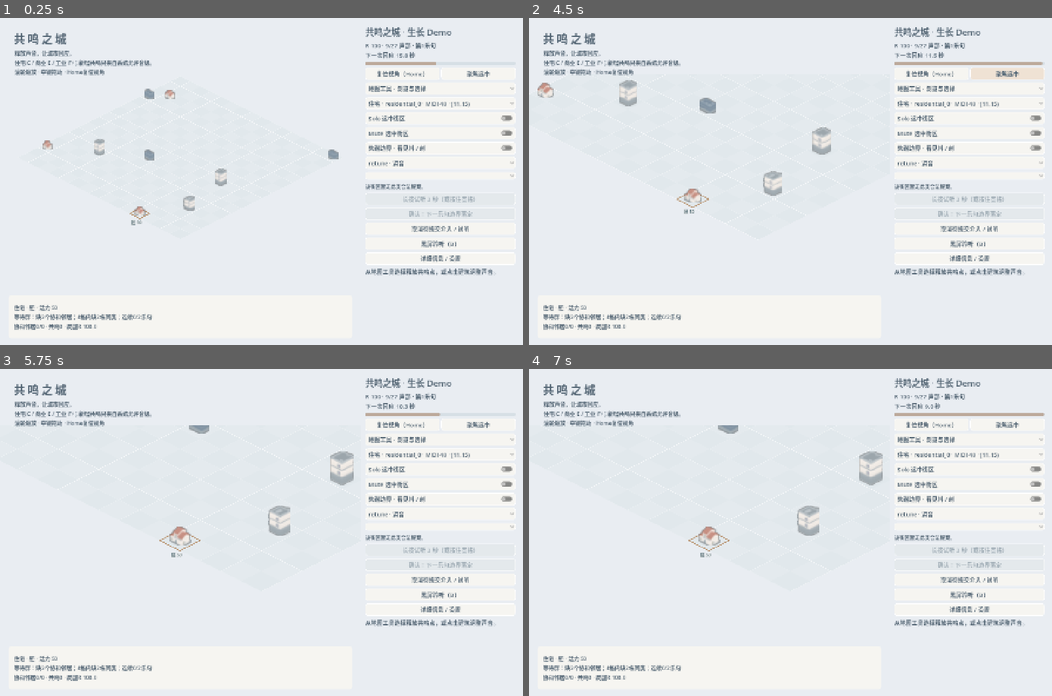
Above: before the commit, frames 1-4 (two rows, left to right).
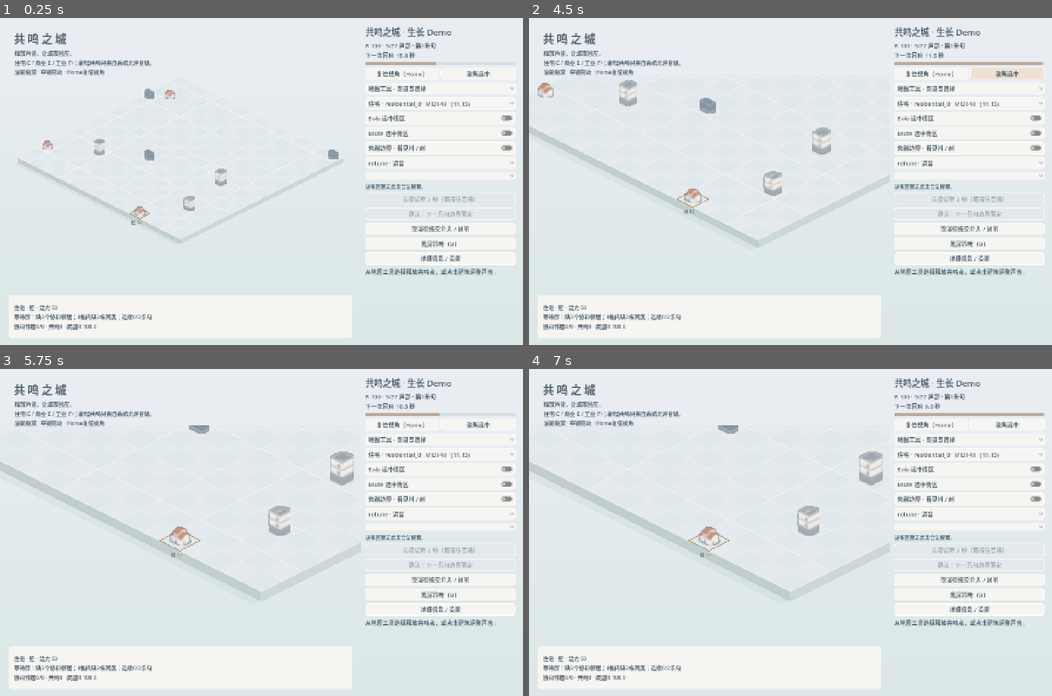
Above: after the commit, the same moments.

Repository: Lbwnb6969/resonance-city
Game: Godot game, scene res://scenes/p0_main.tscn
Same seed, same stepped clock (60 frames per second), same inputs: the game is played once before the commit and once after it.
Inputs (mouse positions are in pixels of both pictures, inside the frame that each line leads up to):
- Up to frame 1 (0.25 s): no input
- Up to frame 2 (4.5 s): click "黑屏聆听（B）" at 0.5 s; tap Enter (ui_accept) at 1.25, 1.52, 1.82 s; move the mouse to (905, 165) at 1.27 s; hold Right (ui_right) 1.28-2 s; tap B at 1.35 s; click (905, 165) at 1.42 s; click "Solo 选中街区" at 2 s; click "Solo 选中街区" at 2.75 s; click "复位视角（Home）" at 3.5 s; click "聚焦选中" at 4.25 s
- Up to frame 3 (5.75 s): drag from (177, 532) to (235, 597) at 5.02 s
- Up to frame 4 (7 s): click "地图工具 · 浏览与选择" at 5.75 s; click "住宅 · residential_0 · MIDI 48 …" at 6.5 s

The runs differ from the first frame. In frame 1, 0.9% of the frame differs, in the area x 3-66%, y 42-69%; in frame 2, 1.6%; in frame 3, 2.0%, in the area x 0-69%, y 28-72%; in frame 4, 2.0%.

Commit message:
UI-004: add a soft city platform and atmospheric background

Diff:
--- a/scripts/ui/p0_main.gd
+++ b/scripts/ui/p0_main.gd
@@ -386,7 +386,13 @@
 
 
 func _build_city_view() -> void:
-	$Background.color = Color("e9edf2")
+	var atmosphere: Dictionary = Values.load_values()["terrain"]
+	var background := ShaderMaterial.new()
+	background.shader = load("res://资源/着色器/柔和背景.gdshader")
+	background.set_shader_parameter("top_color",Color(atmosphere["background_top"]))
+	background.set_shader_parameter("bottom_color",Color(atmosphere["background_bottom"]))
+	$Background.material = background
+	$Background.color = Color.WHITE
 	panel.anchor_left = 0.69
 	panel.offset_left = 12
 	panel.offset_top = 20
@@ -724,7 +730,7 @@
 	black_screen = enabled
 	panel.visible = not enabled
 	if is_instance_valid(city_view): city_view.visible = not enabled
-	$Background.color = Color.BLACK if enabled else Color("e9edf2")
+	$Background.color = Color.BLACK if enabled else Color.WHITE
 	Input.mouse_mode = Input.MOUSE_MODE_HIDDEN if enabled else Input.MOUSE_MODE_VISIBLE
 
 func _input(event: InputEvent) -> void:
--- a/scripts/visual/city_demo_view.gd
+++ b/scripts/visual/city_demo_view.gd
@@ -49,6 +49,8 @@
 var pan_active := false
 var camera_cfg: Dictionary
 var cfg: Dictionary
+var terrain_cfg: Dictionary
+var map_size := Vector2i.ZERO
 var buildings: Node2D
 var label_layer: Control
 var point_texture: Texture2D
@@ -56,6 +58,9 @@
 func _ready() -> void:
 	texture_filter = CanvasItem.TEXTURE_FILTER_LINEAR_WITH_MIPMAPS
 	cfg = Values.load_values()["growth"]
+	terrain_cfg = Values.load_values()["terrain"]
+	var space: Dictionary = Values.load_values()["city"]
+	map_size = Vector2i(int(space["width"]),int(space["height"]))
 	camera_cfg = Values.load_values()["camera"]
 	view_zoom = float(camera_cfg["default_zoom"])
 	clip_contents = true
@@ -318,9 +323,29 @@
 			draw_polyline(diagnosis_points(edge,1),color,width,true)
 		else: draw_polyline(diagnosis_points(edge),color,width,true)
 
+func ground_shape(half: Vector2) -> PackedVector2Array:
+	return PackedVector2Array([
+		point(Vector2i.ZERO)+Vector2(0,-half.y),
+		point(Vector2i(map_size.x-1,0))+Vector2(half.x,0),
+		point(map_size-Vector2i.ONE)+Vector2(0,half.y),
+		point(Vector2i(0,map_size.y-1))+Vector2(-half.x,0)])
+
+func _draw_ground_base(shape: PackedVector2Array) -> void:
+	var shadow := shape.duplicate()
+	var offset := Vector2(terrain_cfg["shadow_offset"][0],terrain_cfg["shadow_offset"][1])*view_zoom
+	for i in range(shadow.size()): shadow[i] += offset
+	var tint := Color(terrain_cfg["shadow_color"])
+	tint.a = float(terrain_cfg["shadow_alpha"])
+	draw_colored_polygon(shadow,tint)
+	var drop := Vector2(0,float(terrain_cfg["depth_px"]))*view_zoom
+	draw_colored_polygon(PackedVector2Array([shape[1],shape[2],shape[2]+drop,shape[1]+drop]),Color(terrain_cfg["side_light"]))
+	draw_colored_polygon(PackedVector2Array([shape[2],shape[3],shape[3]+drop,shape[2]+drop]),Color(terrain_cfg["side_dark"]))
+
 func _draw() -> void:
 	if cfg == null: return
 	var half := Vector2(float(cfg["tile_half_width"]),float(cfg["tile_half_height"]))*view_zoom
+	var ground := ground_shape(half)
+	_draw_ground_base(ground)
 	var occupied: Dictionary = {}
 	if session != null:
 		for d in session.city: occupied[Schema.cell(d)] = d
@@ -341,6 +366,8 @@
 			if pending_here: color = Color("e8d4bb")
 			draw_colored_polygon(vertices,color)
 			draw_polyline(PackedVector2Array([vertices[0],vertices[1],vertices[2],vertices[3],vertices[0]]),Color(1.0,1.0,1.0,0.38),0.6,true)
+	ground.append(ground[0])
+	draw_polyline(ground,Color(terrain_cfg["rim_color"]),float(terrain_cfg["rim_width_px"])*view_zoom,true)
 	if session == null: return
 	_draw_diagnosis()
 	if session.pending.get("verb","") == "release":
--- a/tests/growth_demo_smoke.gd
+++ b/tests/growth_demo_smoke.gd
@@ -71,7 +71,7 @@
 		if DisplayServer.get_name() != "headless":
 			await process_frame
 			await RenderingServer.frame_post_draw
-			get_root().get_texture().get_image().save_png("res://验证记录/Demo/协调房群.png")
+			get_root().get_texture().get_image().save_png("res://验证记录/Demo/柔和岛台_房群.png" if "--terrain" in OS.get_cmdline_user_args() else "res://验证记录/Demo/协调房群.png")
 		print("DEMO_COMMUNITY PASS paired_whole_images=",pairs," templates=",templates.size()," independent_voices=",main.model.synth.routing.size())
 		main.city_view.reset_view()
 		await create_timer(float(main.city_view.camera_cfg["smooth_seconds"])+0.05).timeout
@@ -117,7 +117,7 @@
 		if DisplayServer.get_name() != "headless":
 			await process_frame
 			await RenderingServer.frame_post_draw
-			get_root().get_texture().get_image().save_png("res://验证记录/Demo/镜头推近.png")
+			get_root().get_texture().get_image().save_png("res://验证记录/Demo/柔和岛台_推近.png" if "--terrain" in OS.get_cmdline_user_args() else "res://验证记录/Demo/镜头推近.png")
 		main.controls.find_child("ResetView",true,false).pressed.emit()
 		await create_timer(float(view.camera_cfg["smooth_seconds"])+0.05).timeout
 		assert(view.view_zoom == 1.0 and view.view_pan == Vector2.ZERO)
@@ -162,6 +162,15 @@
 		print("DEMO_DRAFT PASS actual_drag + boundary_commit + redraw_one_phrase + resumed_routes")
 	main.set_black_screen(true)
 	assert(not main.city_view.visible and not main.panel.visible)
+	if "--terrain" in OS.get_cmdline_user_args():
+		await process_frame
+		await RenderingServer.frame_post_draw
+		var black := get_root().get_texture().get_image()
+		black.save_png("res://验证记录/Demo/柔和岛台_黑屏.png")
+		black.convert(Image.FORMAT_RGB8)
+		var rgb := black.get_data()
+		assert(rgb.count(0) == rgb.size(),"Background material must preserve every black-screen RGB pixel")
+		print("DEMO_TERRAIN_BLACK PASS all_RGB_zero pixels=",black.get_width()*black.get_height())
 	main.set_black_screen(false)
 	assert(main.city_view.visible and main.panel.visible)
 	main._select_district(main.model.session.city.back()["district_id"])
@@ -169,7 +178,7 @@
 	if DisplayServer.get_name() != "headless":
 		await RenderingServer.frame_post_draw
 		DirAccess.make_dir_recursive_absolute("res://验证记录/Demo")
-		get_root().get_texture().get_image().save_png("res://验证记录/Demo/条件城市.png" if "--conditions" in OS.get_cmdline_user_args() else "res://验证记录/Demo/城市生长.png")
+		get_root().get_texture().get_image().save_png("res://验证记录/Demo/柔和岛台_全景.png" if "--terrain" in OS.get_cmdline_user_args() else ("res://验证记录/Demo/条件城市.png" if "--conditions" in OS.get_cmdline_user_args() else "res://验证记录/Demo/城市生长.png"))
 	print("DEMO_SMOKE PASS entities=",main.model.session.city.size()," forms=",forms," real_manifest_sprites=",main.city_view.sprites.size())
 	main.queue_free()
 	await process_frame
--- a/数据/spec_values.json
+++ b/数据/spec_values.json
@@ -429,6 +429,21 @@
     "focus_zoom": 2.0,
     "focus_margin": 0.85
   },
+  "terrain": {
+    "background_top": "#E9EDF2",
+    "background_bottom": "#DCE8E7",
+    "depth_px": 14.0,
+    "side_light": "#CCD8D5",
+    "side_dark": "#C0CFCE",
+    "shadow_offset": [
+      -12.0,
+      18.0
+    ],
+    "shadow_color": "#708C90",
+    "shadow_alpha": 0.08,
+    "rim_width_px": 1.2,
+    "rim_color": "#F3EEE4"
+  },
   "visual_diagnosis": {
     "slow_min_hz": 3.0,
     "slow_max_hz": 16.0,
@@ -451,6 +466,6 @@
     "spec.city.md": "9a1758bbe75438ce19dbe3767d9c89b622425682c3cf1be4f1197d481632de9e",
     "spec.harmony.md": "271229aac6b30d27bd6588c0f44564dd2dc3aae8328ab4ab1b0d67230435dff2",
     "spec.proposal.md": "0c5b5b93e7c99c82d6e1384f0aa552b3d61db938f3b786bbc8d44e2e624bb74a",
-    "spec.ui.md": "5e6a789337d9b0fd5caa6a1e840a35c0b7c77f34a6d28bb264020d396416b375"
+    "spec.ui.md": "052076b330d815207e4bb7835f7104d9830bf0cfab491dfe18c760816e64edd3"
   }
 }
--- /dev/null
+++ b/资源/着色器/柔和背景.gdshader
@@ -0,0 +1,8 @@
+shader_type canvas_item;
+uniform vec4 top_color : source_color;
+uniform vec4 bottom_color : source_color;
+void fragment() {
+	vec4 tint = COLOR;
+	vec3 atmosphere = mix(top_color.rgb, bottom_color.rgb, smoothstep(0.0, 1.0, UV.y));
+	COLOR = vec4(atmosphere, 1.0) * tint;
+}
Not shown, added: 资源/着色器/柔和背景.gdshader.uid
Binary file added: 验证记录/Demo/柔和岛台_全景.png
Binary file added: 验证记录/Demo/柔和岛台_房群.png
Binary file added: 验证记录/Demo/柔和岛台_推近.png
Binary file added: 验证记录/Demo/柔和岛台_黑屏.png
Not shown, changed: PROJECT.md
Not shown, changed: tools/build_spec_data.py
Not shown, changed: 文档/01_执行规格/spec.ui.md
Not shown, changed: 文档/02_验收/DOD.md
Not shown, changed: 文档/Demo快速开始.md
Not shown, added: 文档/废弃/2026-10-09_PROJECT历史轮次/PROJECT_第47轮.md
Not shown, changed: 文档/执行日志-P0.md
(and 1 more such lines)
